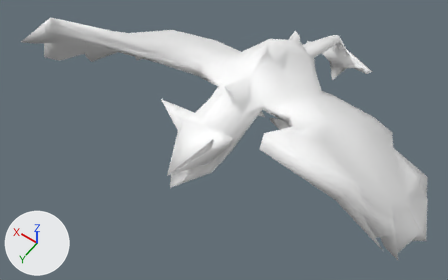
The glTF model import/boss_4.glb: old version first, new version second.
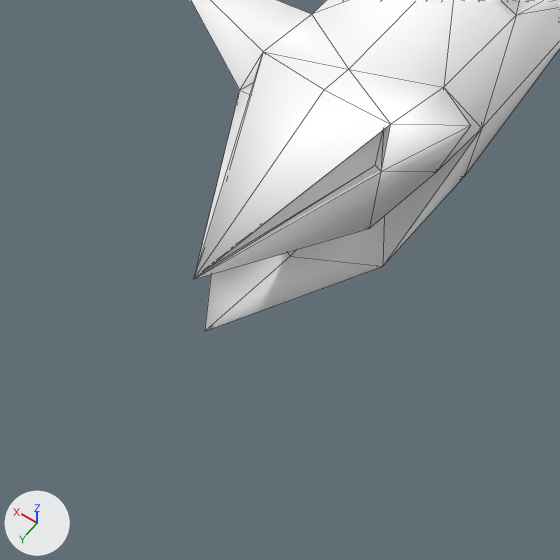
There are two pictures of each version: one whole from a 50 mm camera at (-11.84, 21.15, 28.56) aimed at (0.53, 3.83, 1.33), one close up on the part from 27% to 57% of the width and 39% to 87% of the height. The axes (+X, +Y, +Z) are drawn at lower left. The lights are the same throughout. The close-ups show mesh edges as thin lines. Where no turn or scale is listed for an object, it has been applied to the vertices. Vertices at the same position are counted once.

The older version as bpy lines, for what is in view:
```python
me_sphere = bpy.data.meshes.new('Sphere')
me_sphere.from_pydata(...)  # 300 vertices, 597 faces; spans x -11.3..11.3, y -7.4..12.4, z -7.5..8.8
me_sphere.materials.append(mat_defaultmaterial)
# before: 99 (1.2, 9.9, 0.6), 165 (0.0, 11.7, 0.5) at pixel (204, 331), 272 (-1.2, 9.9, 0.6) at pixel (382, 266)
ob_sphere = bpy.data.objects.new('Sphere', me_sphere)
ob_sphere.location = (0.0, -2.6, 2.96)
```
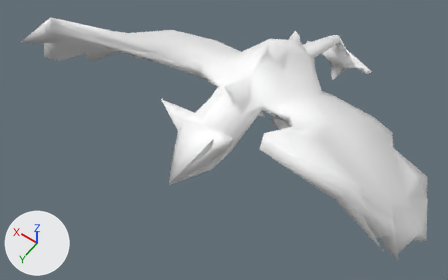
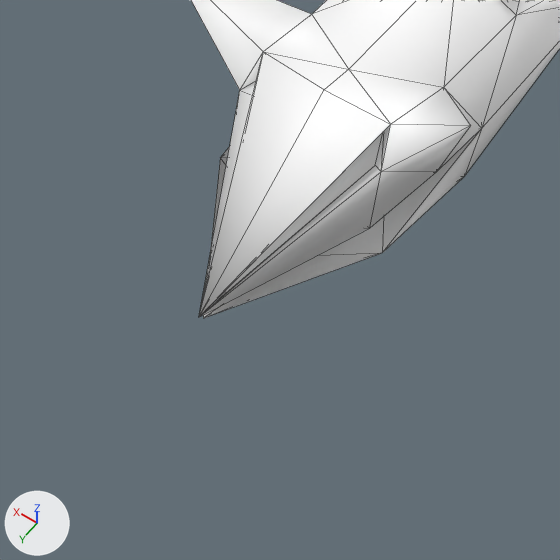
Pixel boxes [x1, y1, x2, y2] of what changed, in the close-ups (560 x 560 px; the box of a moved part takes in the faces that stretch with it):
'Sphere', reshaped: before [191, 0, 560, 331]; after [191, 0, 560, 318]
part 1 of me_sphere, moved or reshaped: before [194, 52, 481, 331]; after [199, 52, 481, 318]

Edits to the bpy script that builds the scene:
```text
Change me_sphere:
    where me_sphere.from_pydata(...)  # 300 vertices, 597 faces; spans x -11.3..11.3, y -7.4..12.4, z -7.5..8.8
    used by ob_sphere; location = (0.0, -2.6, 2.96)
    me_sphere part 1
    add for i in [99, 165, 272]: me_sphere.vertices[i].co += Vector((0.0, 0.0, 0.3))
    me_sphere.vertices[107].co: (0.0, 11.8, 1.6) -> (0.0, 11.8, 0.9)  # pixel (193, 279) -> pixel (198, 317)
    me_sphere.vertices[155].co: (0.0, 11.7, 1.6) -> (0.0, 11.7, 0.9)  # pixel (200, 273) -> not seen
```
